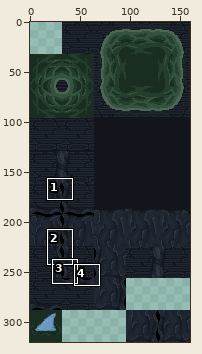
File history of a sprite sheet, sprites/spr_tile_terrain2/layers/1c19d5bc-96d3-4ce2-b7be-e05fa6641358/f47018e2-f687-426e-b2c7-4d3730c51a27.png. The picture above shows the old version from afar; the outline marks the close-up.
Close-up. Before:
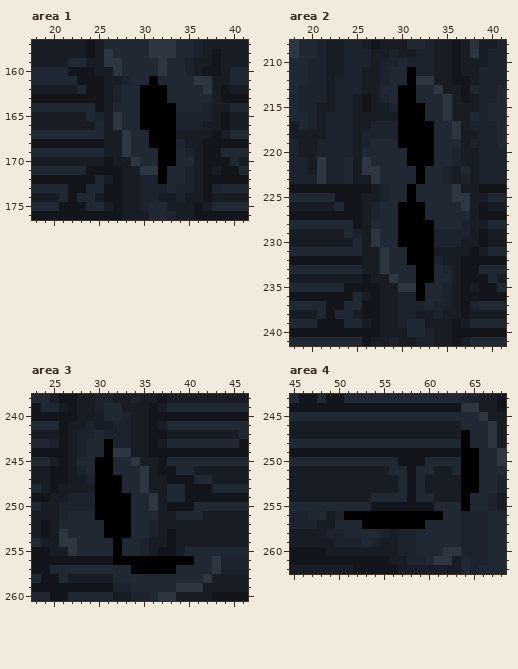
The file is 160x320 pixels. Colours within 5 levels of each other are drawn and written as one. Shown: area 1: x 18..41, y 157..176; area 2: x 18..41, y 208..241; area 3: x 23..46, y 238..260; area 4: x 45..68, y 243..262. The commit also changed other parts of the picture, which this record leaves out.
The same view after the edit:
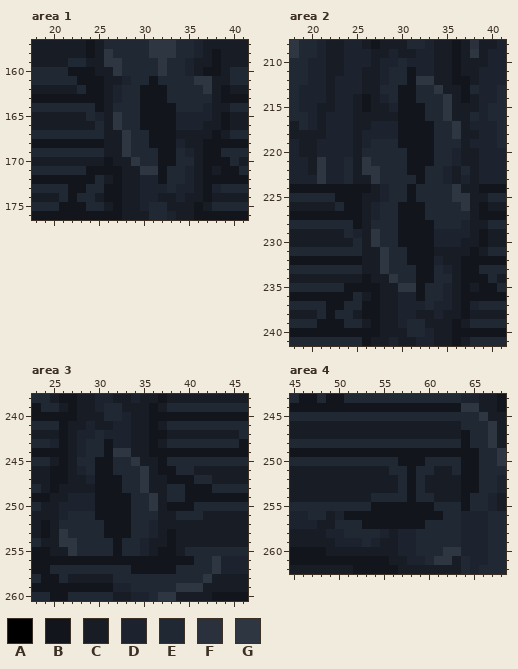
Palette (. is transparent): A #000000  B #12161c  C #181d25  D #1d232e  E #202834  F #2a313c  G #2e3642
From old to new:
Area 1:
The author changed colour A to colour B in row 161 at x 31; in rows 162 to 163 at x 30 to 32; in rows 164 to 166 at x 30 to 33; in rows 167 to 168 at x 31 to 33; in rows 169 to 170 at x 32 to 33; in rows 171 to 172 at x 32.
Area 2:
The author changed colour A to colour B in rows 211 to 212 at x 31; in rows 213 to 214 at x 30 to 31; in rows 215 to 216 at x 30 to 32; in rows 217 to 219 at x 30 to 33; in rows 220 to 221 at x 31 to 33; in rows 222 to 223 at x 32.
The author changed colour A to colour B in rows 224 to 225 at x 31; in rows 226 to 227 at x 30 to 32; in rows 228 to 230 at x 30 to 33; in rows 231 to 232 at x 31 to 33; in rows 233 to 234 at x 32 to 33; in rows 235 to 236 at x 32.
The author changed colour E to colour B in row 222 at x 31.
Area 3:
The author changed colour A to colour B in rows 243 to 244 at x 31; in rows 245 to 246 at x 30 to 31; in rows 247 to 248 at x 30 to 32; in rows 249 to 251 at x 30 to 33; in rows 252 to 253 at x 31 to 33; in rows 254 to 255 at x 32.
The author changed colour A to colour B in row 256 at x 32 to 40; in row 257 at x 34 to 38.
Area 4:
The author changed colour A to colour B in rows 247 to 248 at x 64; in rows 249 to 253 at x 64 to 65; in rows 254 to 255 at x 64; in row 256 at x 51 to 61; in row 257 at x 53 to 59.
